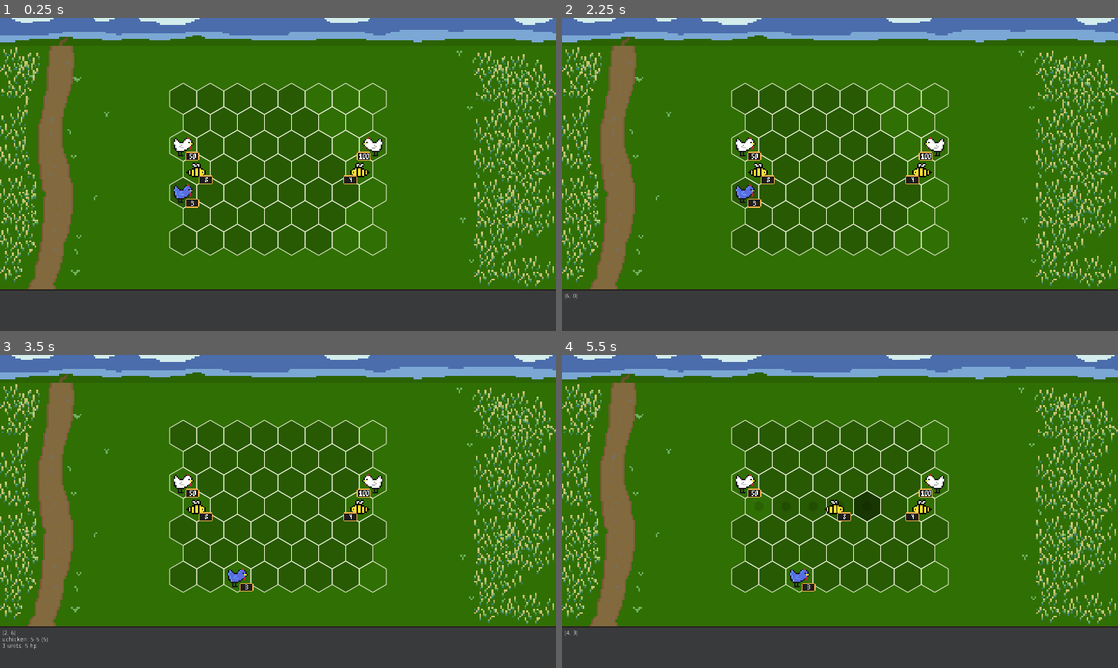
Above: before the commit, frames 1-4 (two rows, left to right).
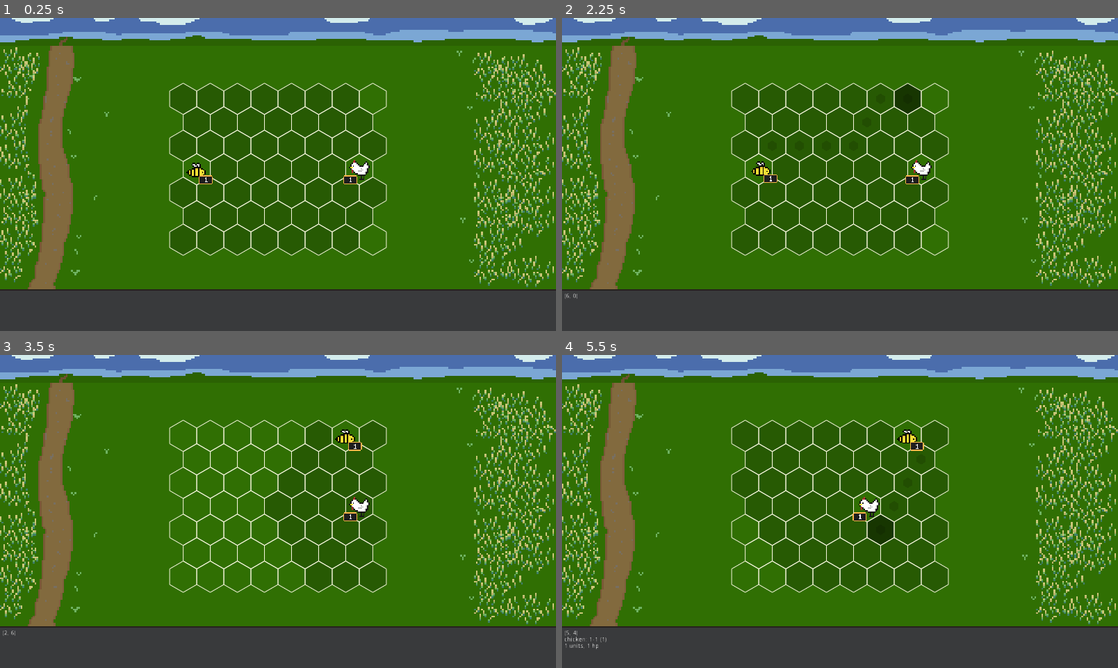
Above: after the commit, the same moments.

Repository: jerome-ceccato/HommLite
Game: Godot game, scene res://combat/CombatScene.tscn
Two runs of this game, one before a commit and one after it. Both use one fixed random seed, a clock stepped at 60 frames per second and the inputs below.
Inputs (mouse positions are in pixels of both pictures, inside the frame that each line leads up to):
- Up to frame 1 (0.25 s): no input
- Up to frame 2 (2.25 s): tap Enter at 0.5, 2 s; move the mouse to (639, 312) at 0.52 s; tap Shift at 0.6, 1.35, 2.1 s; click (639, 312) at 0.67 s; tap Space at 1.25 s; move the mouse to (728, 190) at 1.27 s; click (728, 190) at 1.42 s; move the mouse to (895, 105) at 2.02 s; click (895, 105) at 2.17 s
- Up to frame 3 (3.5 s): move the mouse to (250, 574) at 2.77 s; tap Shift at 2.85 s; click (250, 574) at 2.92 s
- Up to frame 4 (5.5 s): move the mouse to (1006, 558) at 3.52 s; tap Shift at 3.6, 4.35, 5.1 s; click (1006, 558) at 3.67 s; tap Space at 4.25 s; move the mouse to (673, 464) at 4.27 s; click (673, 464) at 4.42 s; tap Enter at 5 s; move the mouse to (867, 511) at 5.02 s; click (867, 511) at 5.17 s

The runs differ from the first frame. In frame 1, 0.8% of the frame differs, in the area x 31-69%, y 38-61%; in frame 2, 1.3%; in frame 3, 1.2%; in frame 4, 1.9%, in the area x 0-69%, y 23-94%.

Commit message:
finish end screen

Diff:
--- a/hommlite/combat/CombatScene.gd
+++ b/hommlite/combat/CombatScene.gd
@@ -11,14 +11,11 @@
 
 func _ready():
 	left_army = ArmyData.new([
-		StackData.new(UnitFactory.chicken(), 50),
-		StackData.new(UnitFactory.bee(), 8),
-		StackData.new(UnitFactory.uchicken(), 3),
+		StackData.new(UnitFactory.bee(), 1),
 	])
 
 	right_army = ArmyData.new([
-		StackData.new(UnitFactory.chicken(), 100),
-		StackData.new(UnitFactory.bee(), 4),
+		StackData.new(UnitFactory.chicken(), 1),
 	])
 
 	battle.setup_battle(left_army, right_army)
@@ -52,7 +49,11 @@
 		battle_events.connect("stack_damaged", listener, "_on_Battle_stack_damaged")
 		battle_events.connect("stack_destroyed", listener, "_on_Battle_stack_destroyed")
 
-	for listener in [$UI/Dialogs]:
+	for listener in [
+		$UI/Dialogs,
+		$UI/CombatArea/Grid,
+		$UI/CombatArea/VisibleUnits,
+		]:
 		battle_events.connect("game_ended", listener, "_on_Battle_game_ended")
 
 	ui_events.connect("animation_finished", self, "_on_animation_finished")
